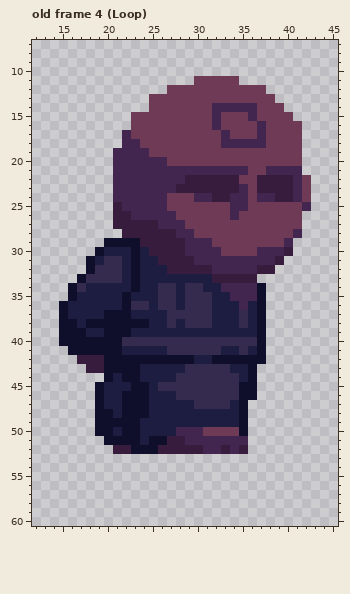
File history of a pixel-art file, platformer-jam/Sprites/char.aseprite. This is how it looked before the edit.
64x64 pixels, 8 frames. Shown: old frame 4 (Loop): x 12..45, y 7..60. The commit also changed other frames, which this record leaves out.
The same view after the edit:
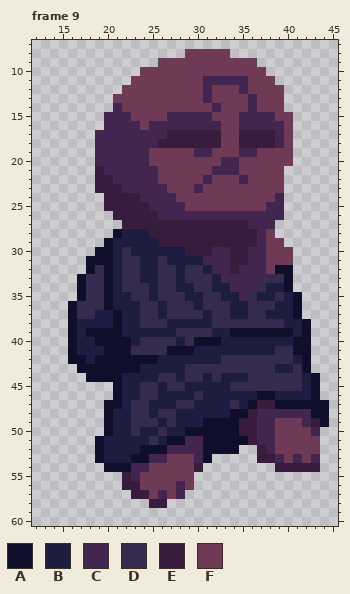
Palette (. is transparent): A #0f0f2c  B #1d1d42  C #43264f  D #352b4f  E #381c3e  F #6e3a55
A new or re-ordered frame is compared with the old frame closest to it.
What changed:
frames 8 -> 9
Changed rows in their new state; - is an unchanged pixel.
Frame 9 is new; against old frame 4 (Loop), layers "Layer 5", "Layer 3":
first column x 15:
 8 --------------FFFFF-----------
 9 -----------FFFFFFFFFFF--------
10 ---------FFFFFFFFFFFFFF-------
11 --------FFFFFFF-CCCCCFFF------
12 -------FFFFF----C---C--FF-----
13 ------FFFF------C----C--F-----
14 ------CFFF--------FFF---------
15 -----CCC----CCCCCF--C-CC------
16 -----CCCC-CCCCCCC---CC-CC-.---
17 ----CCC-CCCCEEEEEEF-EEEEC-.---
18 ----CCC--CCEEEEEEEFFEEEEC-.---
19 ----CC---------CC---CC----.---
20 ----CC----FF------CC------.---
21 ----EC-----FFFFFF---F--FF..---
22 ----EE-----FFFFFCFFFC-FFF...--
23 ----EEE-----FFFCFFFFF-FFF...--
24 -----EEEE---C--FFFFFF-FFC...--
25 -----E-EEE--CC-----FF--CC...--
26 --------EEE--CCCCCC-CCCCC..---
27 ------.----EEEEEEEEEECCC...---
28 ------ABBB---EEEEEEEEEC-...---
29 ------BBBBB---EEEEEEEEC--.----
30 -----A-DB-BBBBEEE-CEEC-FFF----
31 ----AABDD--DBBBB---EE--FFF----
32 -----ABDD--DDBDDB--E--CFAA----
33 -----ABDD--DD-DDDBCCCCCDDA----
34 -.ADDA-DDD----B-D-B---DBBA----
35 -.ADDA-BDD---DBB-D-B-DBBDBA---
36 .ADDDA-BB-DB-D-B-DD-BDDDBBA---
37 .ADD-B-B-DD-----BDD-BDDBBBA---
38 .--BBB-BBDDDB-BBBDDD-DDDDBBA--
39 .-BAA--B-----DDDD--AAA-AAABA--
40 .-BB---AB----B-AAABBBBBBBBAA--
41 --BBB--ADDDDAAABBB--B-BBDDAA--
42 -AABA------BBBB--BDDDDDDDDBA--
43 --AAA--------------DDDDDBBDA--
44 ---AA-ABB--DDB--B-BB-DDDDDDBA-
45 ----..A-BDDB--BBBBB-DDDDDDDBA-
46 ----..ABBDD--BB-BBBBBBAABBBBA-
47 ----.AABDD---DDBBBBDBAEEAAAAAA
48 ----.--BDD-DD------A-ECCCCCCAA
49 ----.-BBDDD-D---AAAAEECCFFFCEA
50 ----.--BD--D-BAAAAAAEECCFFFFC-
51 ----ABBBB-DBAA--AAAAAECCFFFFF-
52 ----ABBBB--ACCCCAAAA.-ECFFFFF-
53 ----ABBBAACCFFFCA-----EECFCFC-
54 -----AAACCFFFFFE--------EEEEE-
55 -------ECFFFFFF---------------
56 -------EEFFFFCF---------------
57 --------EEFCFC----------------
58 ----------EE------------------
Changed places in both pictures, as pixel boxes (x1, y1, x2, y2):
changed: (59, 49, 329, 508)
